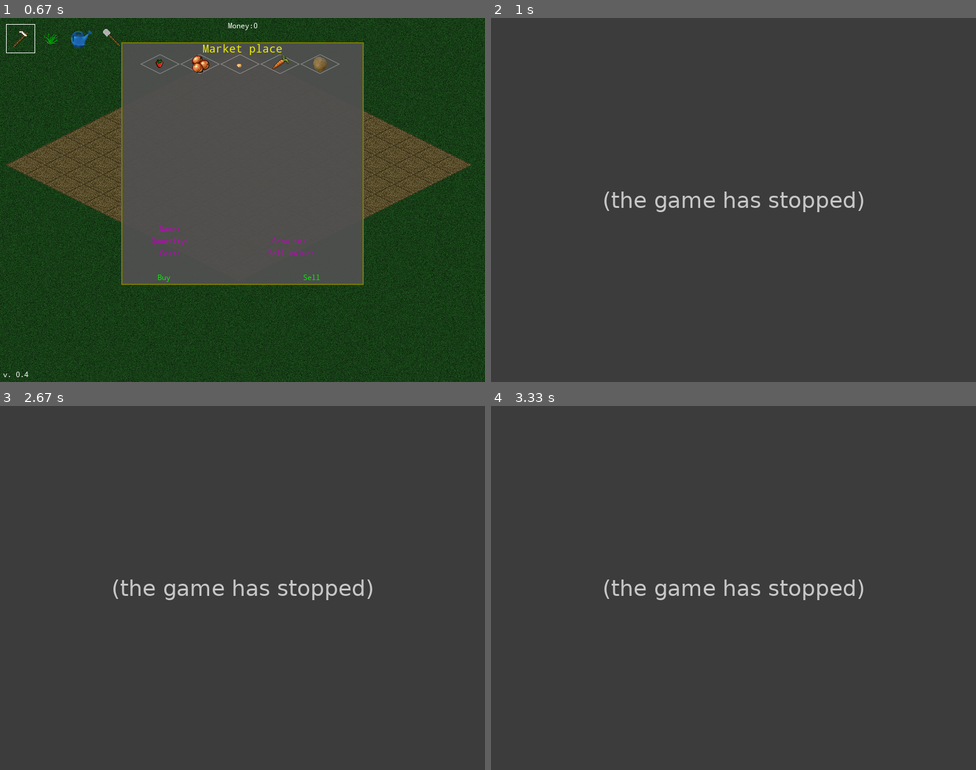
Above: before the commit, frames 1-4 (two rows, left to right).
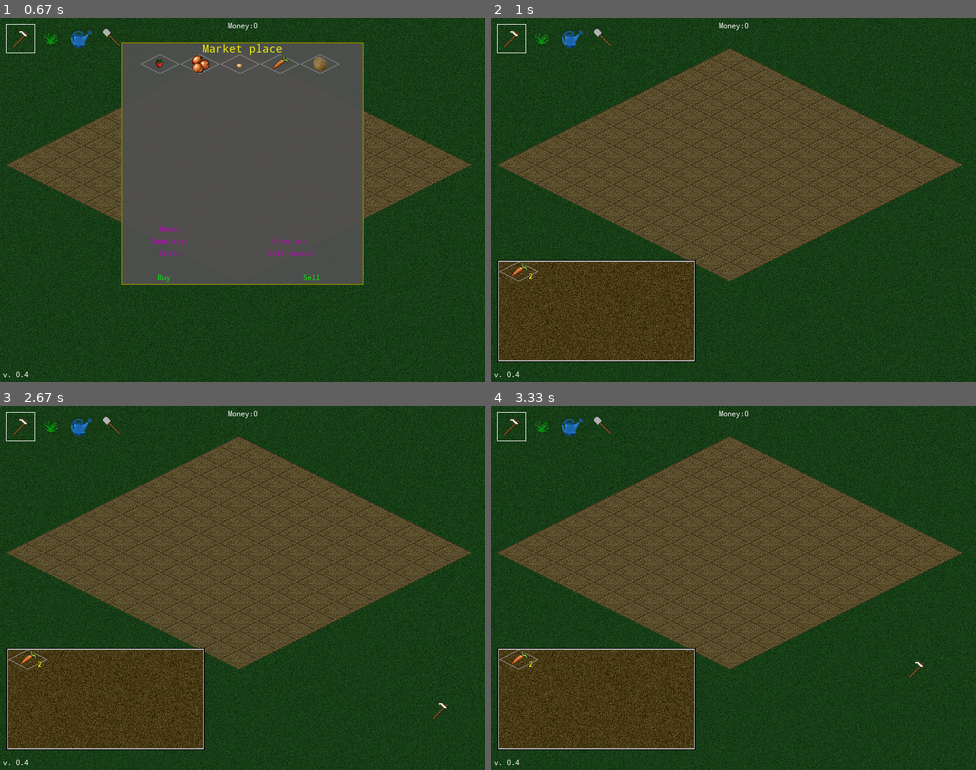
Above: after the commit, the same moments.

Repository: orneo1212/PythonFarmGame
Game: pygame game, started from pyFarmGame.py
Two runs of this game, one before a commit and one after it. Both use one fixed random seed, a clock stepped at 60 frames per second and the inputs below. The source is Python 2; it was converted automatically to run under Python 3.
Inputs (mouse positions are in pixels of both pictures, inside the frame that each line leads up to):
- Up to frame 1 (0.67 s): tap S at 0.33 s
- Up to frame 2 (1 s): tap Esc at 0.67 s
- Up to frame 3 (2.67 s): click (421, 715) at 1.05 s; click (300, 620) at 1.38 s; click (126, 515) at 1.72 s; click (247, 624) at 2.05 s; click (426, 726) at 2.38 s
- Up to frame 4 (3.33 s): click (655, 467) at 2.72 s; click (903, 682) at 3.05 s

Frame 1 is identical in both runs. In frame 2, 98% of the frame differs, in the area x 0-100%, y 0-100%; in frame 3, 98%; in frame 4, 98%.
Before the commit the program exited at 0.7 s; later frames show no game.

Commit message:
ESC close market window. updated CHANGELOG

Diff:
--- a/pyFarmGame.py
+++ b/pyFarmGame.py
@@ -187,7 +187,11 @@
                 self.running = False
             if event.type == pygame.KEYDOWN:
                 if event.key == pygame.K_ESCAPE:
-                    self.running = False
+                    #ESC close market window or exit from game
+                    if self.sellwindow.visible:
+                        self.sellwindow.hide()
+                    else:
+                        self.running = False
                 #Events only for active game
                 if not self.sellwindow.visible:
                     self.active_game_events(event)
@@ -196,7 +200,7 @@
                     if self.sellwindow.visible:
                         self.sellwindow.hide()
                     else:
-                        self.sellwindow.selecteditem=None
+                        self.sellwindow.selecteditem = None
                         self.sellwindow.show()
             #Handle farmfield events
             if not self.sellwindow.visible:
Not shown, changed: CHANGELOG
